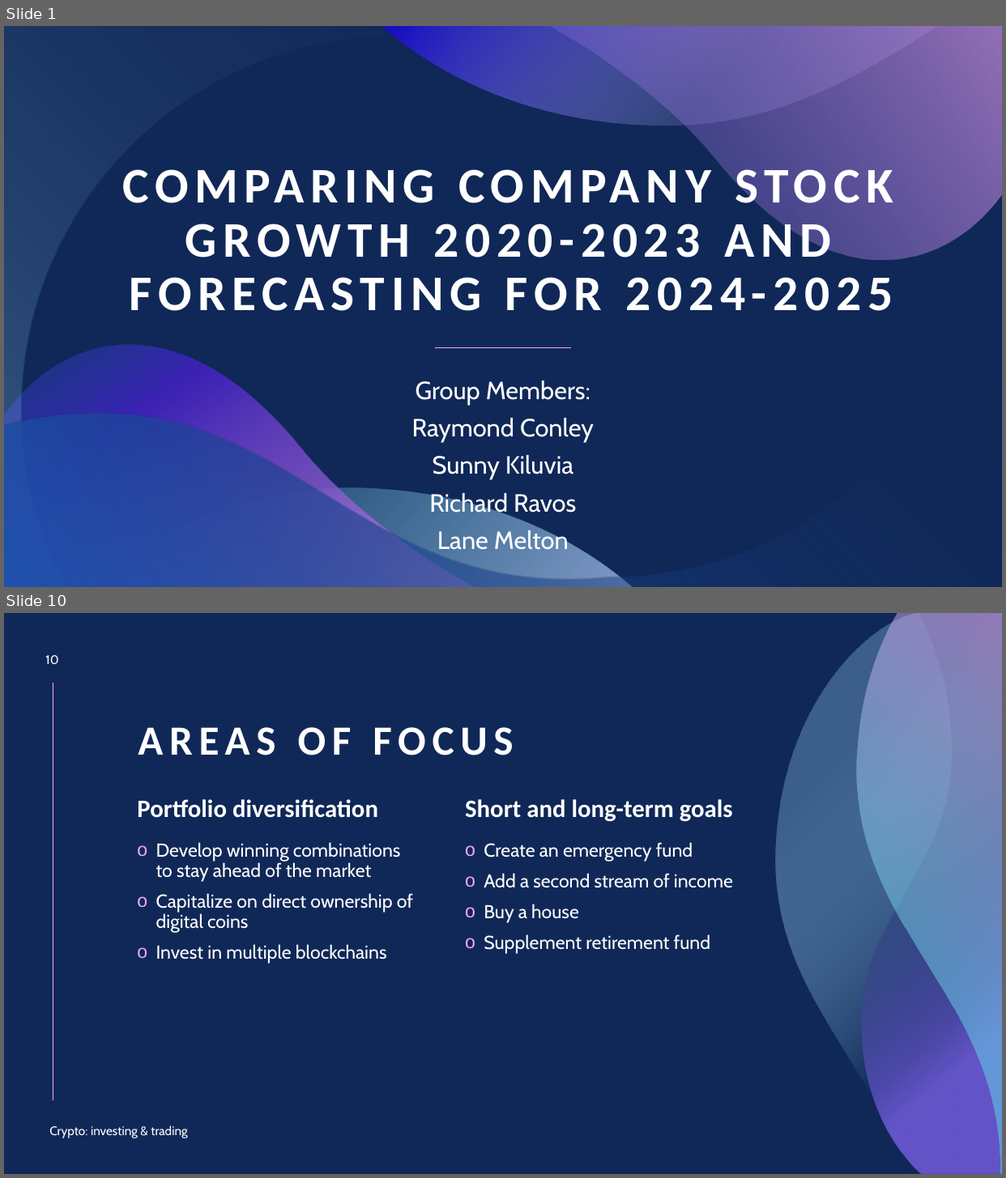
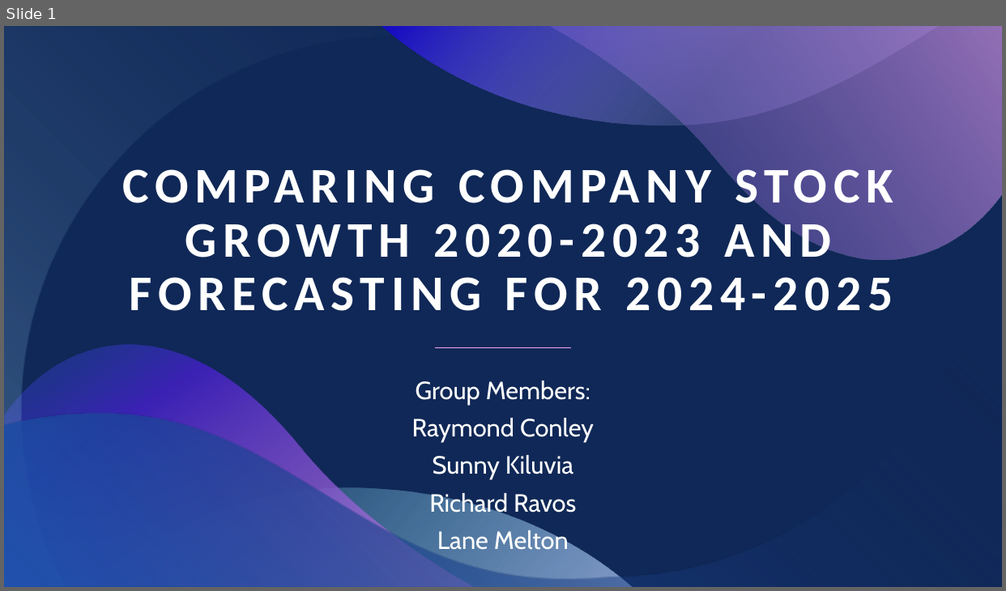
Before and after one commit to skiluvia/project1-varos-kiluvia-conley-melton, a slide deck: Project_1_Presentation.pptx. Shown one above the other, each under a label of ours: slides 1 and 10 before the commit, slide 1 after it; the slides between them are not shown. The pictures are 1006x1178 and 1006x591 pixels, drawn with LibreOffice and Linux fonts; fonts in the diff are those of the drawing. Boxes give left, top, right and bottom in pixels: in the first picture for what was removed or moved away, otherwise in the second. Text is boxed around its words. In the diff, an @@ line names an element or a change of style, - is before the commit and + after.

```diff
--- a/Project_1_Presentation.pptx
+++ b/Project_1_Presentation.pptx
@@ slide 10 removed at <box>4,613,1002,1174</box>, background #102857 @@
@@ freeform shape removed at <box>776,613,1002,1174</box> @@
@@ freeform shape removed at <box>857,613,1002,1174</box> @@
@@ freeform shape removed at <box>863,613,1002,1174</box> @@
@@ page number removed at <box>45,655,58,664</box> @@
-10
@@ line removed from (53, 683) to (53, 1101) @@
@@ title removed at <box>138,727,513,756</box> @@
-AREAS OF FOCUS
@@ text removed at <box>137,799,378,818</box> @@
-Portfolio diversification
@@ text removed at <box>465,799,733,822</box> @@
-Short and long-term goals
@@ text removed at <box>156,842,413,964</box> @@
-o Develop winning combinations to stay ahead of the market
-o Capitalize on direct ownership of digital coins
-o Invest in multiple blockchains
@@ text removed at <box>484,842,733,954</box> @@
-o Create an emergency fund
-o Add a second stream of income
-o Buy a house
-o Supplement retirement fund
@@ text removed at <box>49,1126,187,1139</box> @@
-Crypto: investing & trading
```
Also in this commit, not shown: 1 slide changed, 13 slides added, 12 other slides removed.
